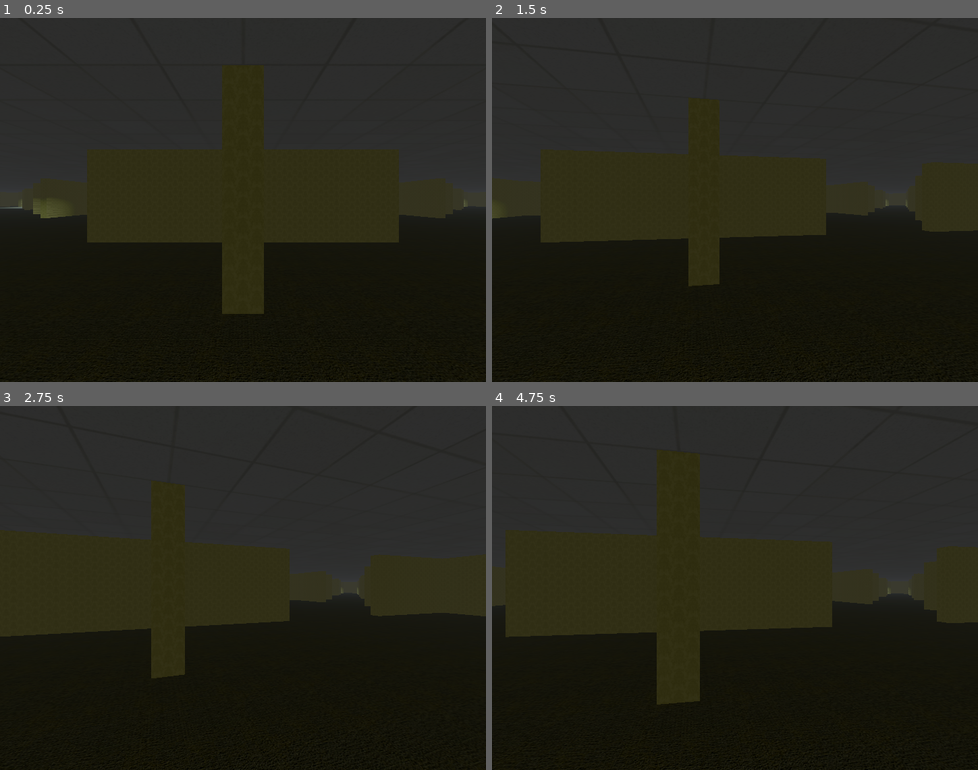
Above: before the commit, frames 1-4 (two rows, left to right).
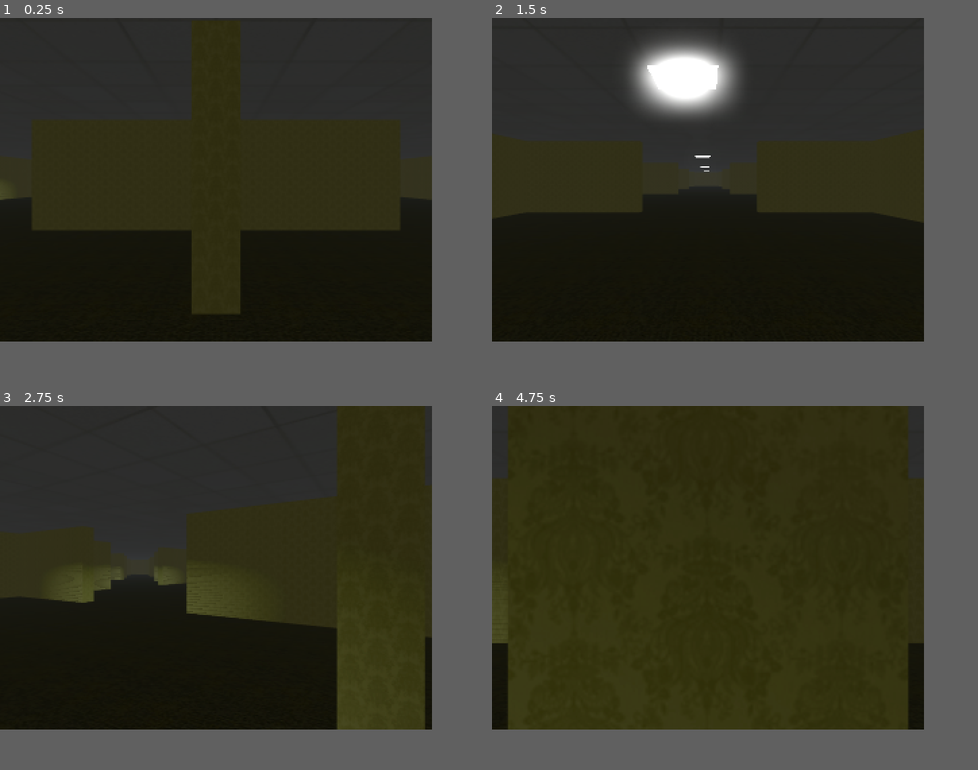
Above: after the commit, the same moments.

Repository: dmyTRUEk/backrooms_traininggrounds
Game: Godot game, scene res://node_3d.tscn
Two runs of this game, one before a commit and one after it. Both use one fixed random seed, a clock stepped at 60 frames per second and the inputs below.
Inputs:
- Up to frame 1 (0.25 s): no input
- Up to frame 2 (1.5 s): tap Enter at 0.5 s; hold Right (move_right) 0.53-1.28 s; hold Down (move_backward) from 1.28 s (still down)
- Up to frame 3 (2.75 s): release Down (move_backward) at 2.03 s; hold Right (move_right) from 2.03 s (still down)
- Up to frame 4 (4.75 s): release Right (move_right) at 2.78 s; hold Up (move_forward) 2.78-3.53 s; tap Space at 3.5 s; hold Left (move_left) from 3.53 s (still down)
In our replay, the window is 720x540 before the commit and 640x480 after it. These sizes can differ from the game's own. Grey fills any space a smaller window leaves; there, only what the larger window draws over its background counts as a difference.

The runs differ from the first frame. In frame 1, 23% of the frame differs, in the area x 0-100%, y 0-100%; in frame 2, 26%; in frame 3, 36%; in frame 4, 64%.

Commit message:
impl screenshots

Diff:
--- a/camera_3d.gd
+++ b/camera_3d.gd
@@ -5,35 +5,46 @@
 
 enum Movement {None, Forward, Backward, Left, Right}
 
+var step_n: int = 0
+
 func _physics_process(delta):
 	if Input.is_key_pressed(KEY_ESCAPE):
 		get_tree().quit()
 
 	var movement: Movement = Movement.None
-	if Input.is_action_just_pressed("move_forward"):
+	if Input.is_action_pressed("move_forward"):
 		movement = Movement.Forward
-	if Input.is_action_just_pressed("move_backward"):
+	if Input.is_action_pressed("move_backward"):
 		movement = Movement.Backward
-	if Input.is_action_just_pressed("move_left"):
+	if Input.is_action_pressed("move_left"):
 		movement = Movement.Left
-	if Input.is_action_just_pressed("move_right"):
+	if Input.is_action_pressed("move_right"):
 		movement = Movement.Right
 
 	if movement == Movement.None:
 		return
 
+	var movement_str: String
 	match movement:
 		Movement.Forward:
 			var step: Vector3 = -self.transform.basis.z
 			#self.transform.origin += step
 			move_and_collide(step)
+			movement_str = "f"
 		Movement.Backward:
 			var step: Vector3 = self.transform.basis.z
 			#self.transform.origin -= step
 			move_and_collide(step)
+			movement_str = "b"
 		Movement.Left:
 			self.rotate_y(deg_to_rad(rotation_step))
+			movement_str = "l"
 		Movement.Right:
 			self.rotate_y(deg_to_rad(-rotation_step))
+			movement_str = "r"
 
 	#self.transform.origin.y = 2
+
+	var image = get_viewport().get_texture().get_image()
+	image.save_jpg("screenshots/r001/s_%06d_%s.jpg" % [step_n, movement_str], .99)
+	step_n += 1
--- a/node_3d.tscn
+++ b/node_3d.tscn
@@ -17,6 +17,7 @@
 radial_segments = 16
 
 [sub_resource type="BoxShape3D" id="BoxShape3D_a0tk4"]
+size = Vector3(0.7, 1, 0.7)
 
 [sub_resource type="StandardMaterial3D" id="StandardMaterial3D_jka67"]
 albedo_texture = ExtResource("3_r3fl7")
@@ -40,8 +41,10 @@
 
 [node name="Camera3D" type="Camera3D" parent="CharacterBody3D"]
 transform = Transform3D(1, 0, 0, 0, 1, 0, 0, 0, 1, 0, 0.371506, 0)
+fov = 60.0
 
 [node name="MeshInstance3D" type="MeshInstance3D" parent="CharacterBody3D"]
+visible = false
 mesh = SubResource("CapsuleMesh_a0tk4")
 skeleton = NodePath("")
 
--- a/project.godot
+++ b/project.godot
@@ -17,11 +17,11 @@
 
 [display]
 
-window/size/viewport_width=720
-window/size/viewport_height=540
+window/size/viewport_width=320
+window/size/viewport_height=240
 window/size/mode=3
 window/size/resizable=false
-window/stretch/mode="canvas_items"
+window/stretch/mode="viewport"
 
 [input]
 
@@ -49,3 +49,7 @@
 , Object(InputEventKey,"resource_local_to_scene":false,"resource_name":"","device":-1,"window_id":0,"alt_pressed":false …(183 unchanged characters)…
 ]
 }
+
+[rendering]
+
+anti_aliasing/quality/msaa_3d=3
Not shown, changed: .gitignore
